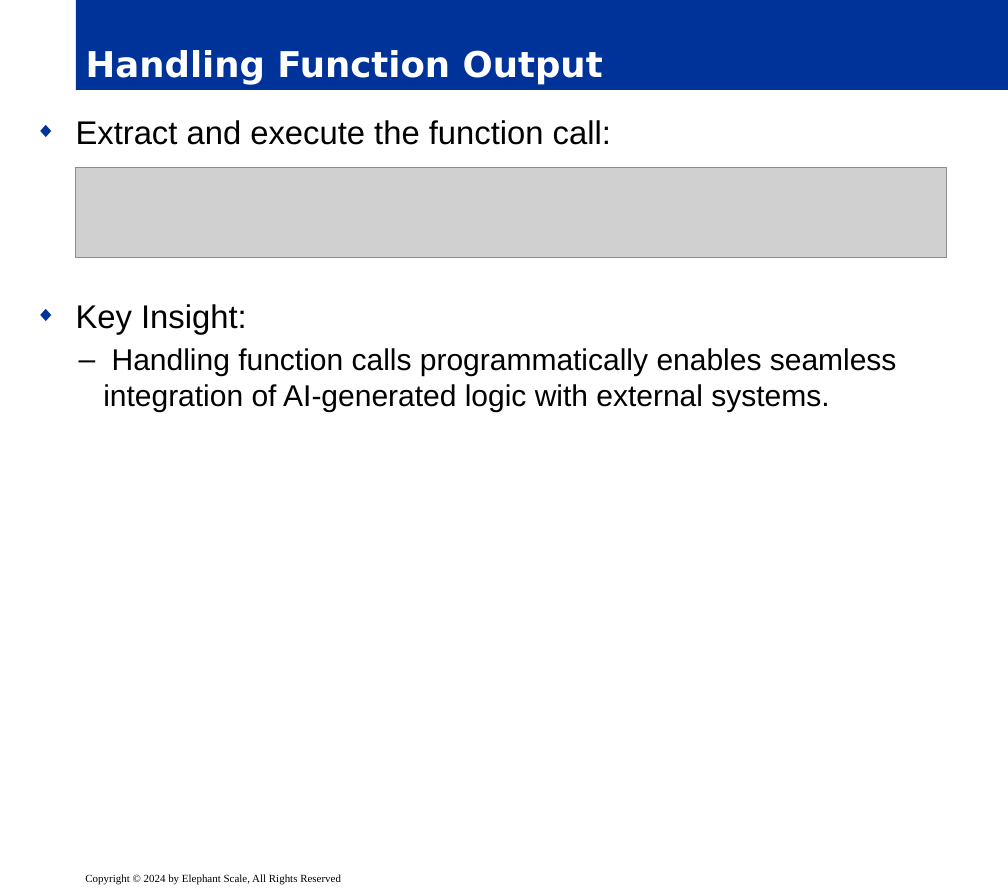
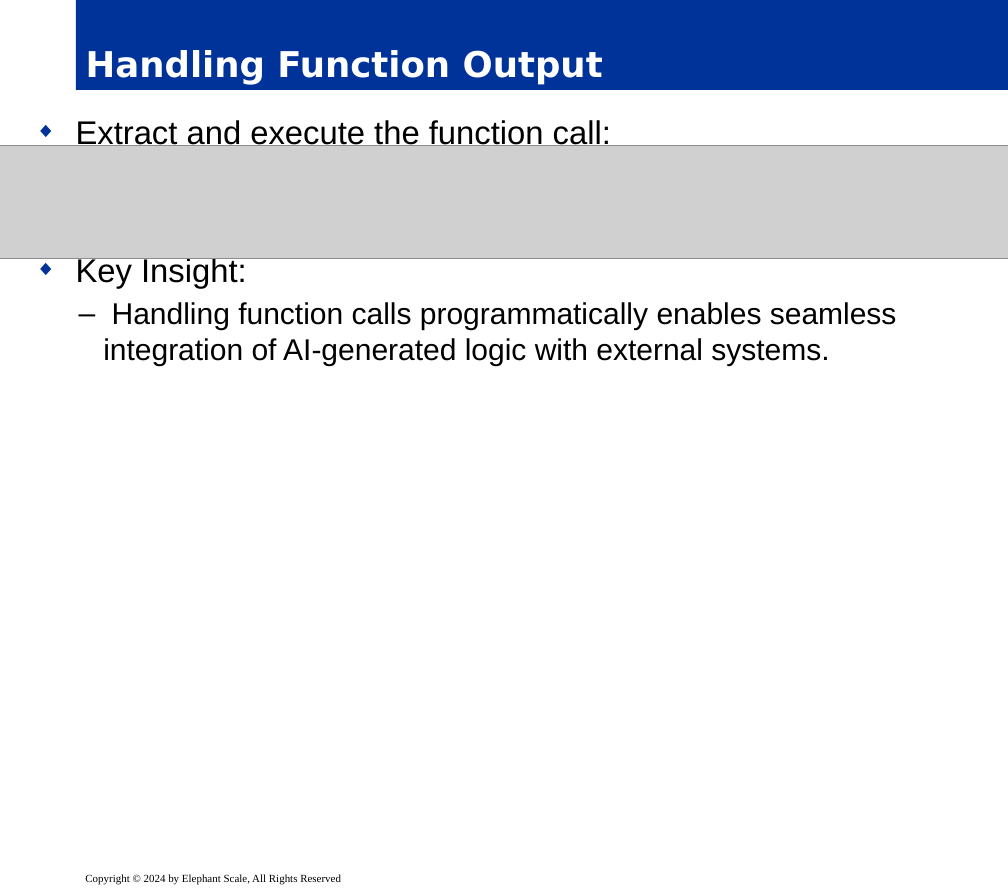
Before and after one commit to elephantscale/es-training-new, a slide deck: slide 9 of building-ai-applications/ready/04__FunctionsToolAgentsLangchain.pptx. Drawn at 1008x892 pixels with LibreOffice and Linux fonts; fonts in the diff are those of the drawing; grey boxes stand for pictures; background and template pictures are left out. Boxes give left, top, right and bottom in pixels: in the first picture for what was removed or moved away, otherwise in the second. Text is boxed around its words. In the diff, an @@ line names an element or a change of style, - is before the commit and + after.

```diff
--- a/building-ai-applications/ready/04__FunctionsToolAgentsLangchain.pptx
+++ b/building-ai-applications/ready/04__FunctionsToolAgentsLangchain.pptx
@@ text "Extract and execute the function ..." rewrapped from bbox=[76, 120, 897, 413] to bbox=[76, 120, 897, 367] @@
@@ picture: place and size @@
-picture at bbox=[76, 167, 947, 258]
+picture at bbox=[0, 146, 1008, 259]
```
Also in this commit, not shown: 27 other slides changed, 5 other files.
